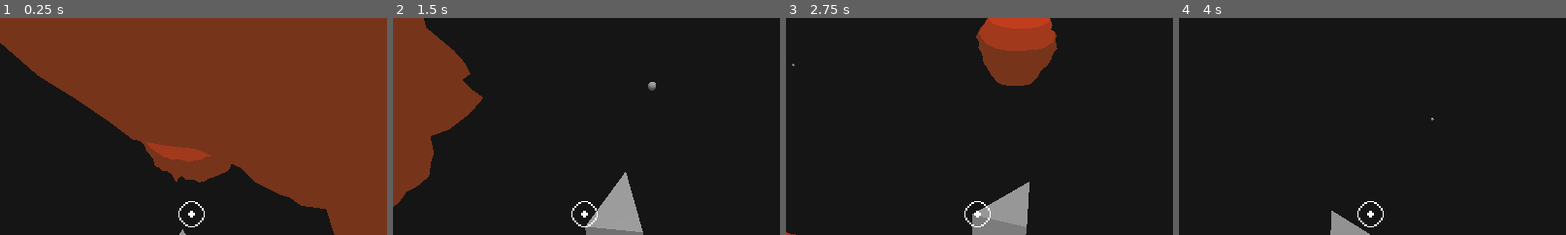
Above: before the commit, frames 1-4 (left to right).
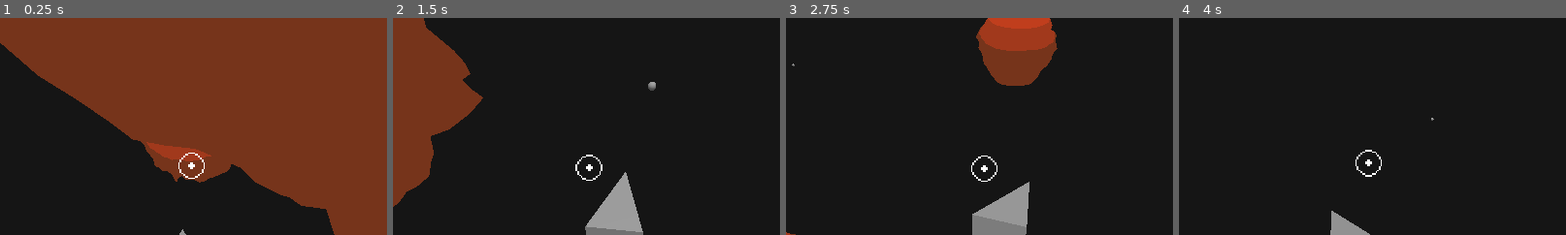
Above: after the commit, the same moments.

Repository: NguyenDytrich/Asteroids3D
Game: Godot game, scene res://node_3d.tscn
The game is run twice, just before and just after one commit, with the same random seed, the same clock (stepped at 60 frames per second) and the same inputs.
Inputs (mouse positions are % of the whole screen's width and height, from its top left):
- Up to frame 1 (0.25 s): no input
- Up to frame 2 (1.5 s): move the mouse to (72, 45) at 0.52 s; hold D (turn_right) 0.53-1.28 s; click (72, 45) at 0.6 s; move the mouse to (30, 55) at 1.27 s; hold S (pitch_down) from 1.28 s (still down); click (30, 55) at 1.35 s
- Up to frame 3 (2.75 s): move the mouse to (60, 28) at 2.02 s; release S (pitch_down) at 2.03 s; hold D (turn_right) from 2.03 s (still down); click (60, 28) at 2.1 s
- Up to frame 4 (4 s): move the mouse to (45, 70) at 2.77 s; release D (turn_right) at 2.78 s; hold W (pitch_up) 2.78-3.53 s; click (45, 70) at 2.85 s; move the mouse to (80, 65) at 3.52 s; hold A (turn_left) from 3.53 s (still down); click (80, 65) at 3.6 s
The pictures show only the part of the screen within x 25-75%, y 5-55%; the shares and areas given below are measured in that part.

The runs differ from the first frame. In frame 1, 0.3% of the frame differs, in the area x 46-53%, y 62-97%; in frame 2, 0.3%, in the area x 46-55%, y 62-97%; in frame 3, 0.3%; in frame 4, 0.3%.

Commit message:
Checkpint

Diff:
--- a/HitReticle.gd
+++ b/HitReticle.gd
@@ -3,6 +3,8 @@
 const RAY_LENGTH = 1000.0
 
 @export var camera: Camera3D
+
+@export var max_aim_diff = 16.0
 
 # Called when the node enters the scene tree for the first time.
 func _ready():
@@ -15,6 +17,11 @@
 	if Input.is_action_just_pressed("fire"):
 		get_aim_point()
 
+func _physics_process(delta):
+	var input = Input.get_vector("turn_left", "turn_right", "pitch_up", "pitch_down")
+
+	var default_pos = (get_viewport_rect().size / 2) + Vector2.UP * 72.0
+	position = lerp(position, default_pos + input * 16, delta)
 
 # TODO:
 # When the user fires their ship's weapon, a ray should be cast to determine
@@ -26,4 +33,4 @@
 
 
 func center_reticle():
-	position = (get_viewport_rect().size / 2)
+	position = (get_viewport_rect().size / 2) + Vector2.UP * 72.0
